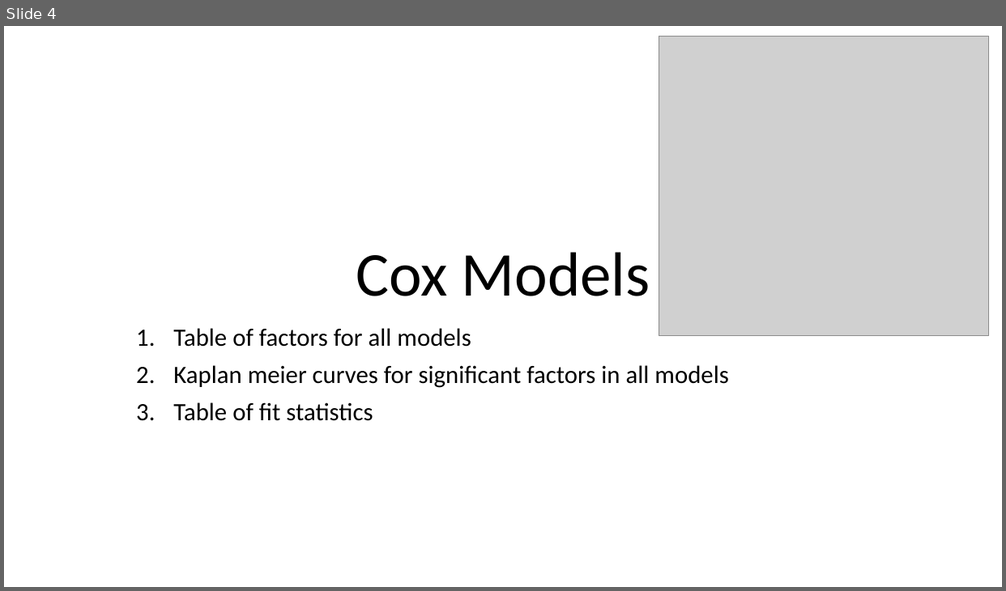
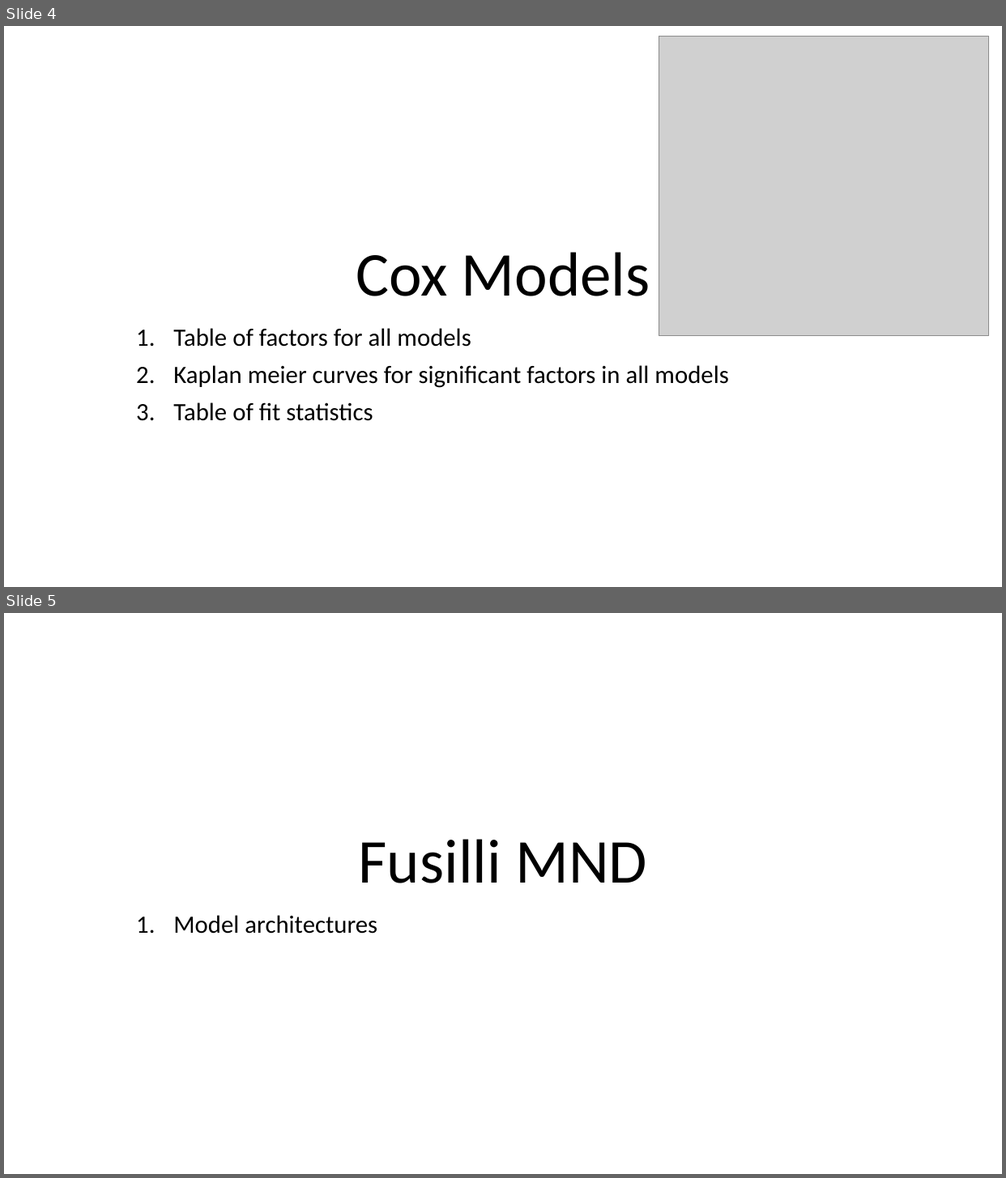
Before and after one commit to florencejt/upgrade-thesis, a slide deck: upgrade figures.pptx. Shown one above the other, each under a label of ours: slide 4 before the commit, slides 4 and 5 after it. The pictures are 1006x591 and 1006x1178 pixels, drawn with LibreOffice and Linux fonts; fonts in the diff are those of the drawing; grey boxes stand for pictures. Boxes give left, top, right and bottom in pixels: in the first picture for what was removed or moved away, otherwise in the second. Text is boxed around its words. In the diff, an @@ line names an element or a change of style, - is before the commit and + after.

```diff
--- a/upgrade figures.pptx
+++ b/upgrade figures.pptx
@@ slide 5 added at (4, 613, 1002, 1174), background #FFFFFF @@
@@ title added at (359, 839, 647, 884), 60 pt, text #000000 @@
+Fusilli MND
@@ subtitle added at (173, 915, 377, 934), 24 pt, text #000000 @@
+1. Model architectures
```
Also in this commit, not shown: 1 other slide added, 4 other files.
